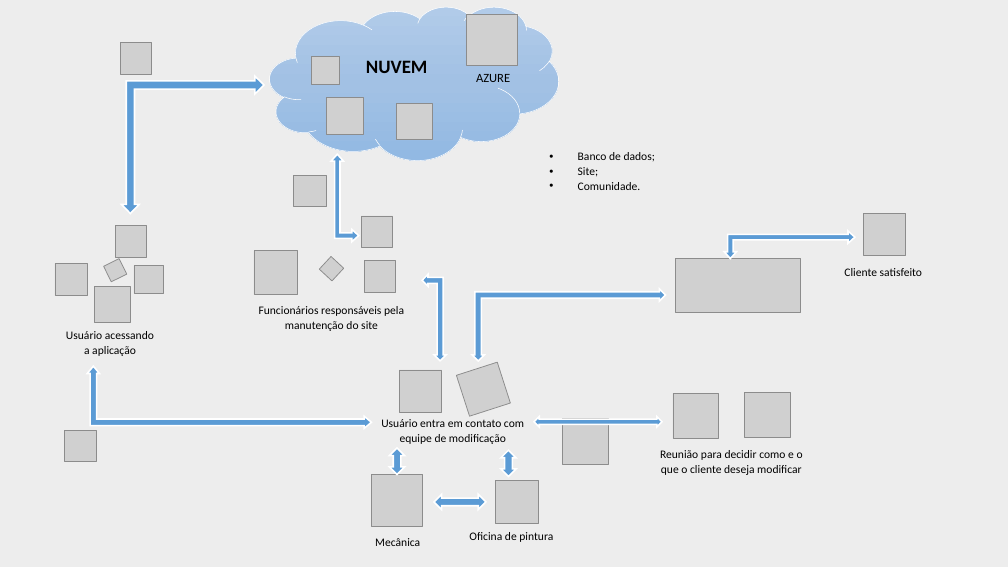
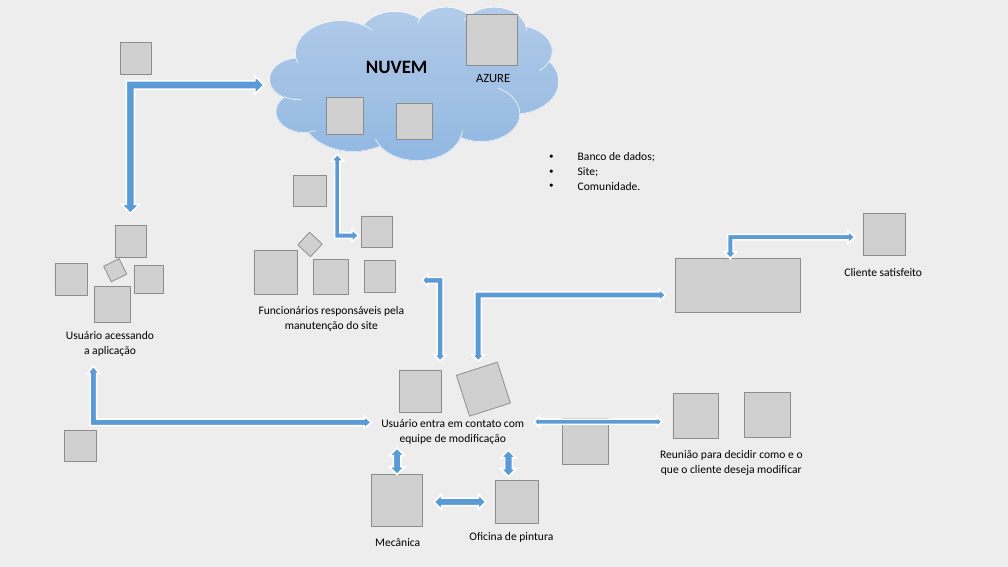
Before and after one commit to jorgeleao123/Trabalho_PI_Semestral, a slide deck: slide 1 of documentacao/HLD_LLD.pptx (slide 2 before the commit). Drawn at 1008x567 pixels with LibreOffice and Linux fonts; fonts in the diff are those of the drawing; grey boxes stand for pictures. Boxes give left, top, right and bottom in pixels: in the first picture for what was removed or moved away, otherwise in the second. Text is boxed around its words. In the diff, an @@ line names an element or a change of style, - is before the commit and + after.

```diff
--- a/documentacao/HLD_LLD.pptx
+++ b/documentacao/HLD_LLD.pptx
@@ picture removed at (312,56,340,84) @@
@@ picture: place and size @@
-picture at (319,257,344,281)
+picture at (298,232,323,257)
@@ picture added at (314,259,349,295) @@
```
Also in this commit, not shown: 1 other slide changed, 2 slides removed, 13 other files.
